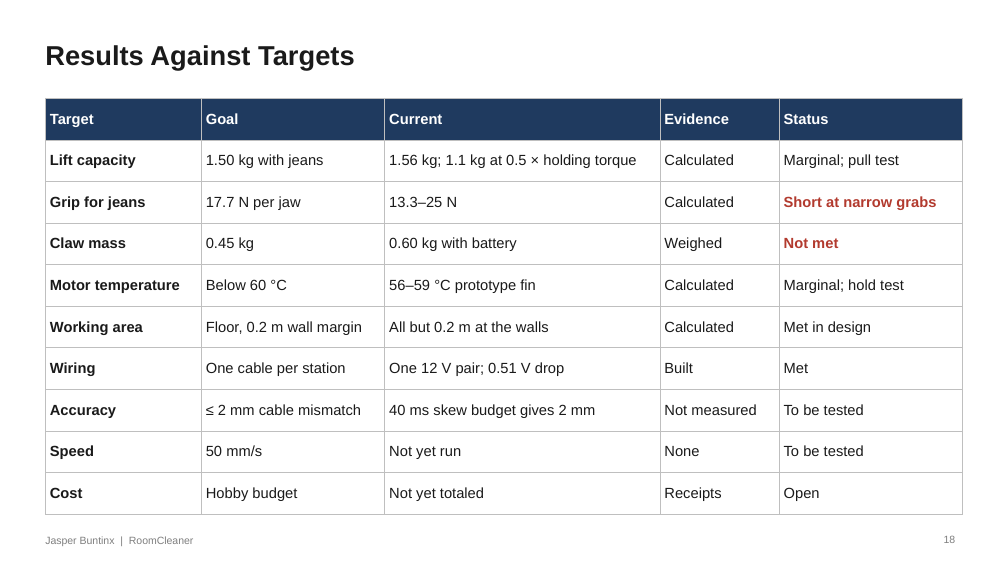
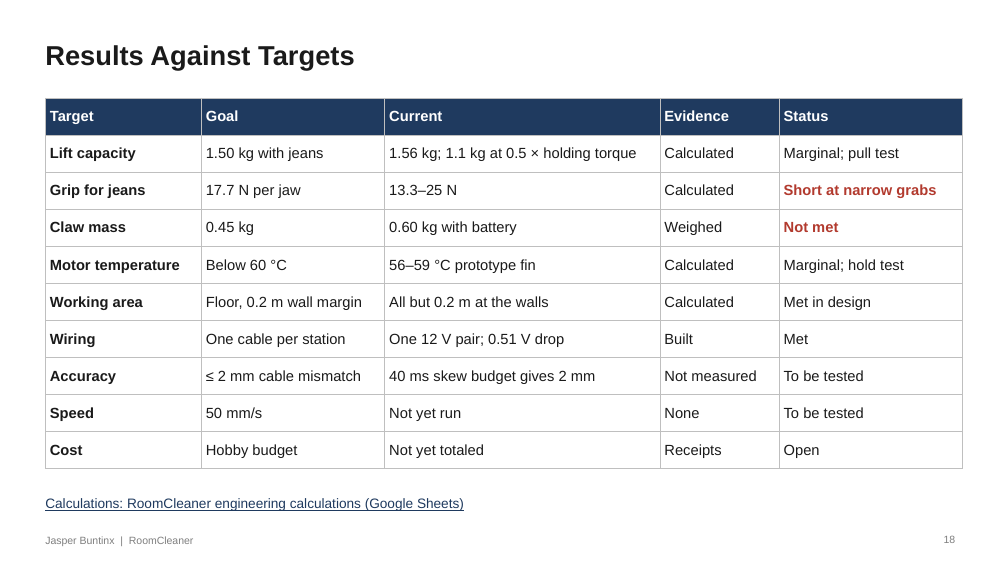
Before and after one commit to Jaspario1199/RoomCleaner, a slide deck: slide 18 of docs/presentation/deck_v8/RoomCleaner_Buntinx_Oct27_v8.pptx. Drawn at 1008x567 pixels with LibreOffice and Linux fonts; fonts in the diff are those of the drawing. Boxes give left, top, right and bottom in pixels: in the first picture for what was removed or moved away, otherwise in the second. Text is boxed around its words. In the diff, an @@ line names an element or a change of style, - is before the commit and + after.

```diff
--- a/docs/presentation/deck_v8/RoomCleaner_Buntinx_Oct27_v8.pptx
+++ b/docs/presentation/deck_v8/RoomCleaner_Buntinx_Oct27_v8.pptx
@@ table: place and size @@
-table at bbox=[45, 98, 963, 505]
+table at bbox=[45, 98, 963, 462]
@@ text added at bbox=[45, 498, 464, 511], 13 pt, text #1F3A5F, underline @@
+Calculations: RoomCleaner engineering calculations (Google Sheets)
```
Also in this commit, not shown: 5 other slides changed, 10 slides removed, 7 other files.
